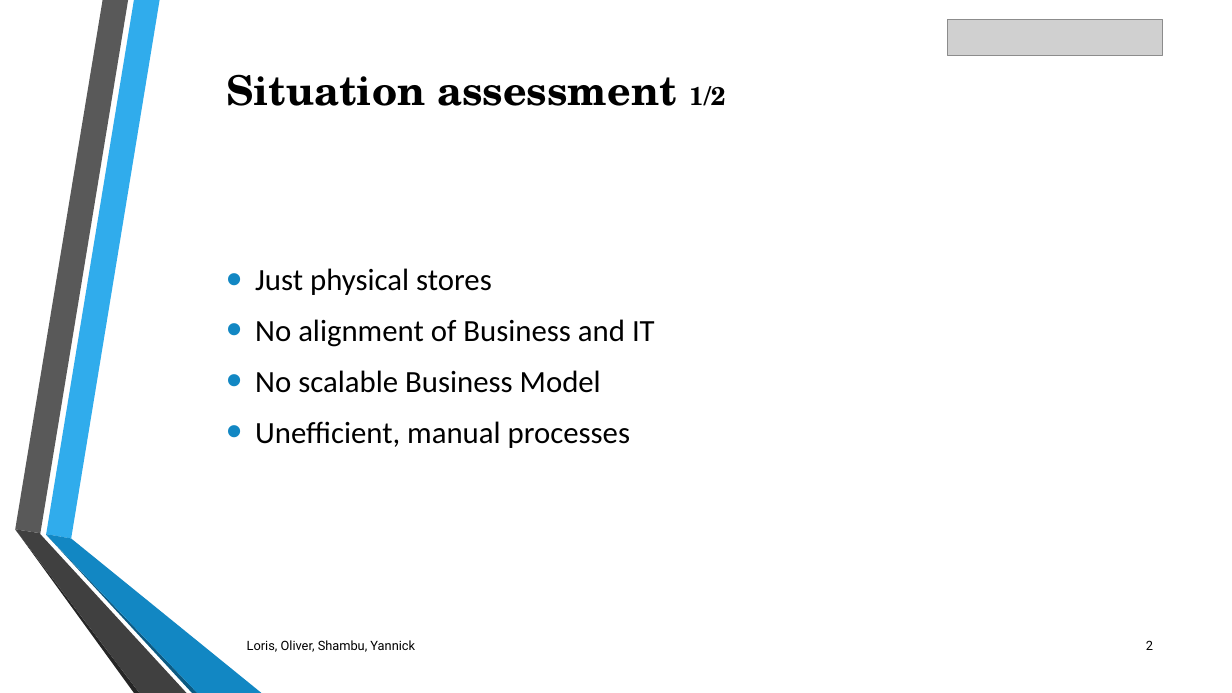
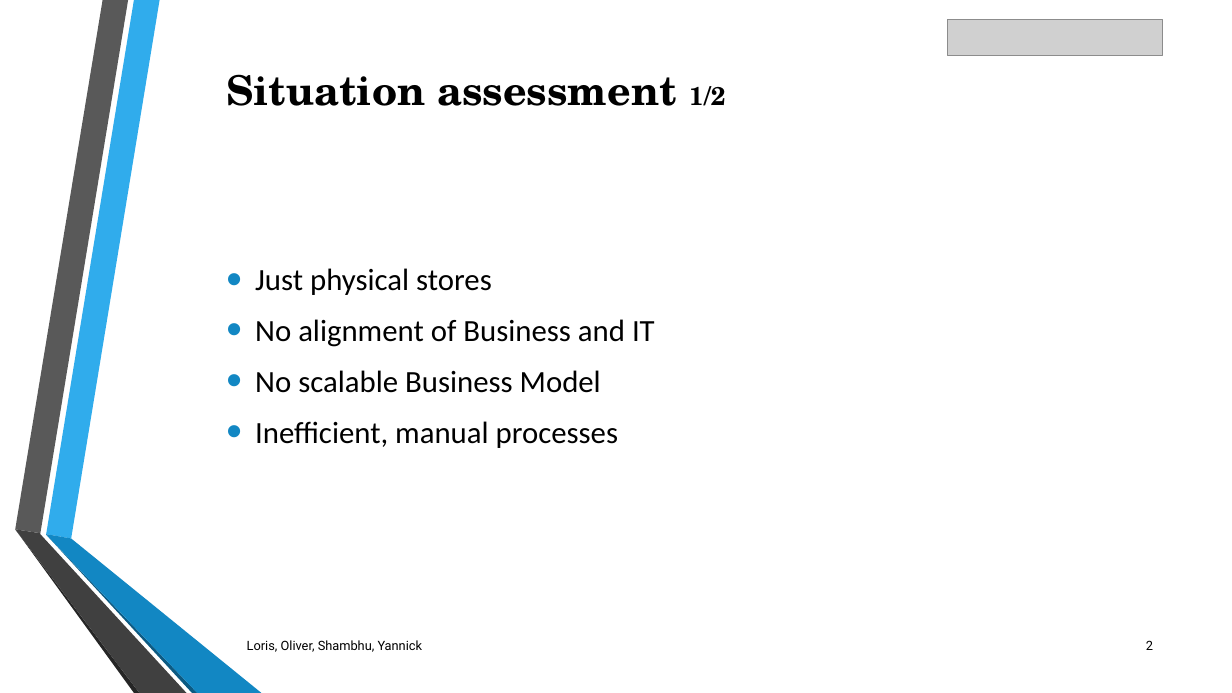
Before and after one commit to DigiBP/digibp-morcote, a slide deck: slide 2 of DBP_Morcote_CC_ClothingCompany.pptx. Drawn at 1232x693 pixels with LibreOffice and Linux fonts; fonts in the diff are those of the drawing; grey boxes stand for pictures. Boxes give left, top, right and bottom in pixels: in the first picture for what was removed or moved away, otherwise in the second. Text is boxed around its words. In the diff, an @@ line names an element or a change of style, - is before the commit and + after.

Commit message:
fixed spelling errors

```diff
--- a/DBP_Morcote_CC_ClothingCompany.pptx
+++ b/DBP_Morcote_CC_ClothingCompany.pptx
@@ text at bbox=[255, 421, 618, 448]: text changed @@
-• Unefficient, manual processes
+• Inefficient, manual processes
@@ text at bbox=[247, 640, 423, 652]: text changed @@
-Loris, Oliver, Shambu, Yannick
+Loris, Oliver, Shambhu, Yannick
```
Also in this commit, not shown: 4 other slides changed, 1 slide added.
